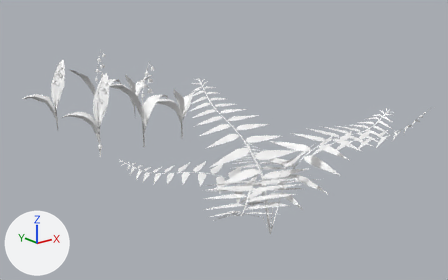
Two versions of the FBX model Assets/3D Assets/Props/Plants.fbx, one commit apart.
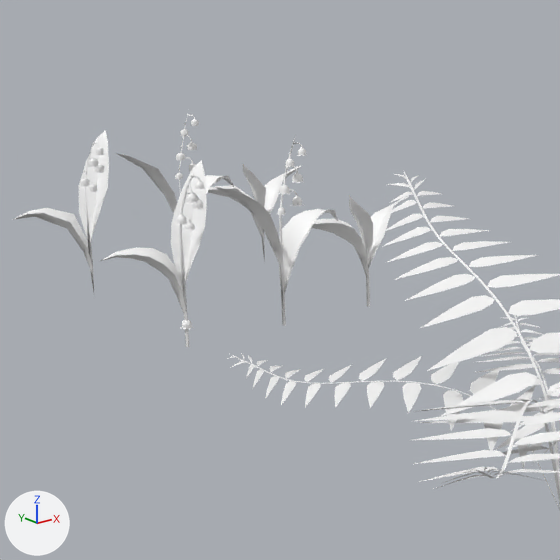
Each version appears first whole from a camera (50 mm lens) standing at (-0.546, -1.078, 0.384) and looking at (0.09, -0.284, 0.066), and next in a close-up on the part from 3% to 60% of the width and 0% to 90% of the height. Every picture has the same lights, and +X, +Y and +Z are marked at lower left. Objects named as collision shapes, trigger or cutter boxes, shadow casters or lower levels of detail are left out. Where no turn or scale is listed for an object, it has been applied to the vertices.

In view in the first close-up: 'Fern_LOD0', 'Maiglock_A', 'Maiglock_A_LOD1', 'Maiglock_B', 'Maiglock_B_LOD1', 'Maiglock_C', 'Maiglock_C_LOD1', 'Maiglock_blüte'.
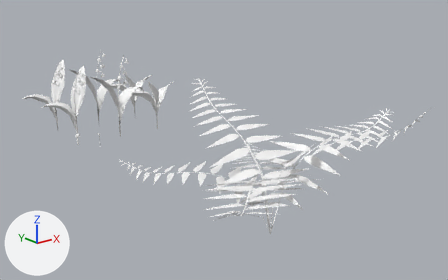
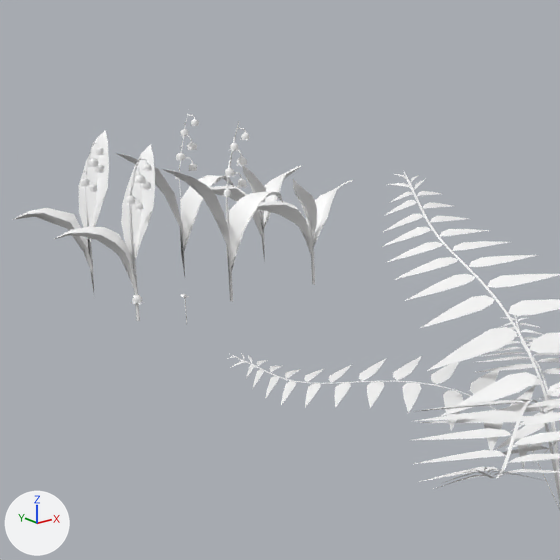
Boxes (x1, y1, x2, y2) around the edits, measured in the close-ups (560 x 560 px):
```json
{"object": "Maiglock_A", "change": "moved", "before": [101, 160, 207, 347], "after": [55, 144, 155, 321]}
{"object": "Maiglock_B", "change": "moved", "before": [215, 135, 338, 326], "after": [162, 123, 283, 301]}
{"object": "Maiglock_C", "change": "moved", "before": [312, 195, 409, 306], "after": [257, 179, 353, 284]}
{"object": "Maiglock_blüte", "change": "moved", "before": [181, 319, 194, 330], "after": [131, 295, 143, 304]}
```

The change, as JSON lines over the scene's bpy script:
```json
{"op": "set", "path": "ob_maiglock_blüte.location", "old": "(0.0, 0.0, 0.0)", "new": "(0.0, 0.1, 0.0)"}
{"op": "set", "path": "ob_maiglock_b.location", "old": "(0.1, 0.0, 0.0)", "new": "(0.1, 0.1, 0.0)"}
{"op": "set", "path": "ob_maiglock_c.location", "old": "(0.2, 0.0, 0.0)", "new": "(0.2, 0.1, 0.0)"}
{"op": "set", "path": "ob_maiglock_a.location", "old": "(0.0, 0.0, 0.0)", "new": "(0.0, 0.1, 0.0)"}
```
